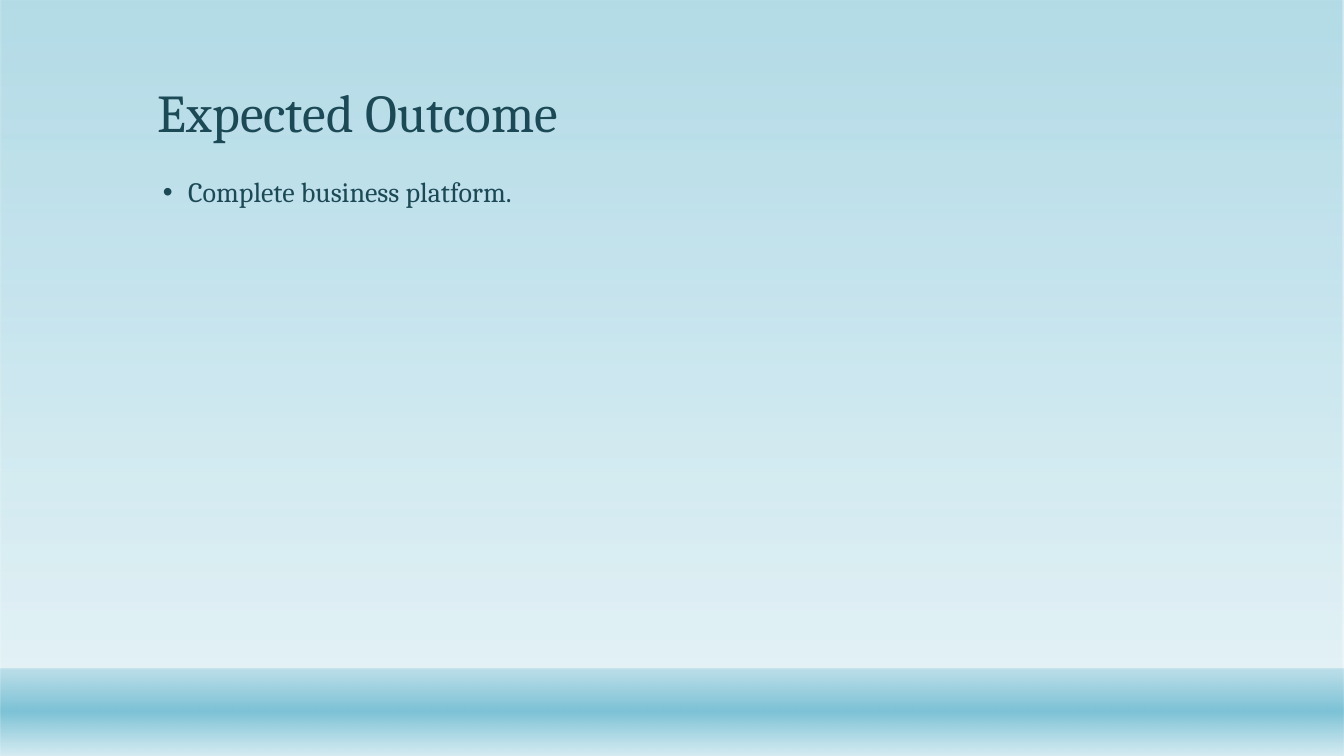
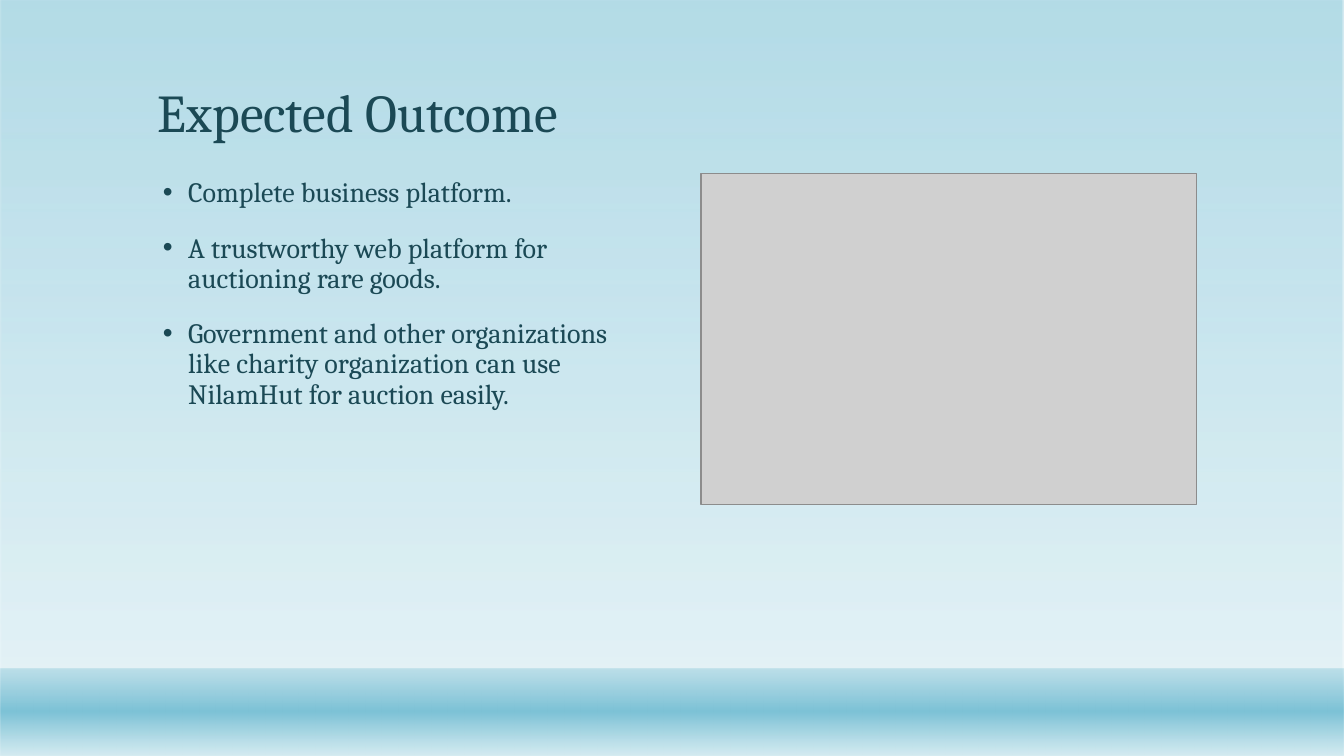
Before and after one commit to Jaggesher/LabWork, a slide deck: slide 11 of NilamHut.pptx. Drawn at 1344x756 pixels with LibreOffice and Linux fonts; fonts in the diff are those of the drawing; grey boxes stand for pictures; background and template pictures are left out. Boxes give left, top, right and bottom in pixels: in the first picture for what was removed or moved away, otherwise in the second. Text is boxed around its words. In the diff, an @@ line names an element or a change of style, - is before the commit and + after.

```diff
--- a/NilamHut.pptx
+++ b/NilamHut.pptx
@@ picture added at bbox=[701, 173, 1196, 504] @@
@@ text at bbox=[188, 238, 607, 410]: paragraphs added @@
+• A trustworthy web platform for auctioning rare goods.
+• Government and other organizations like charity organization can use NilamHut for auction easily.
```
Also in this commit, not shown: 5 other slides changed.
